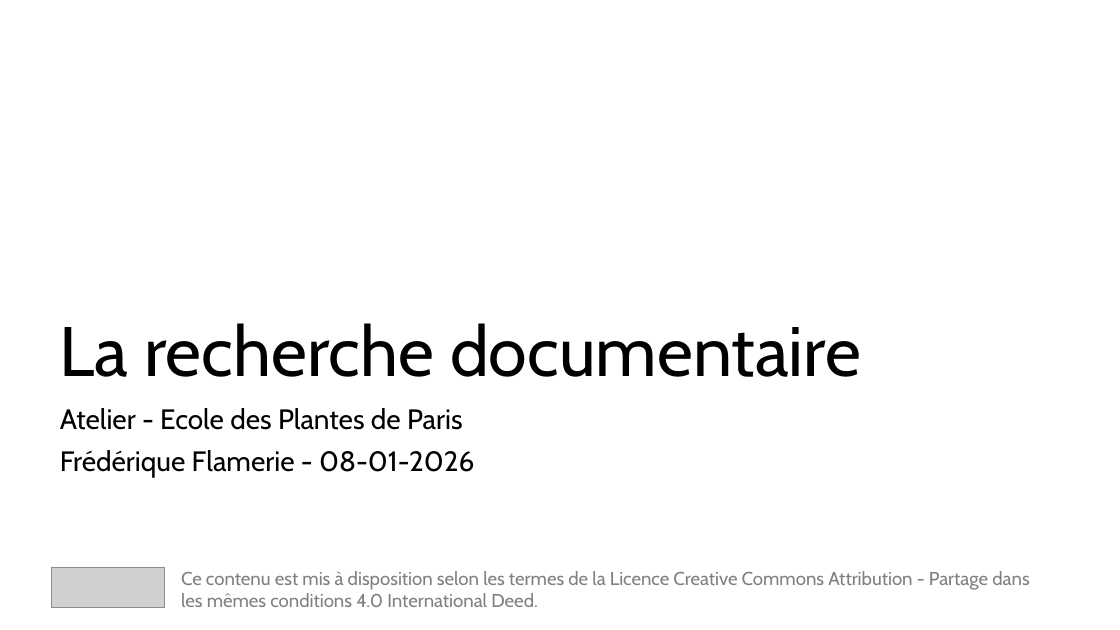
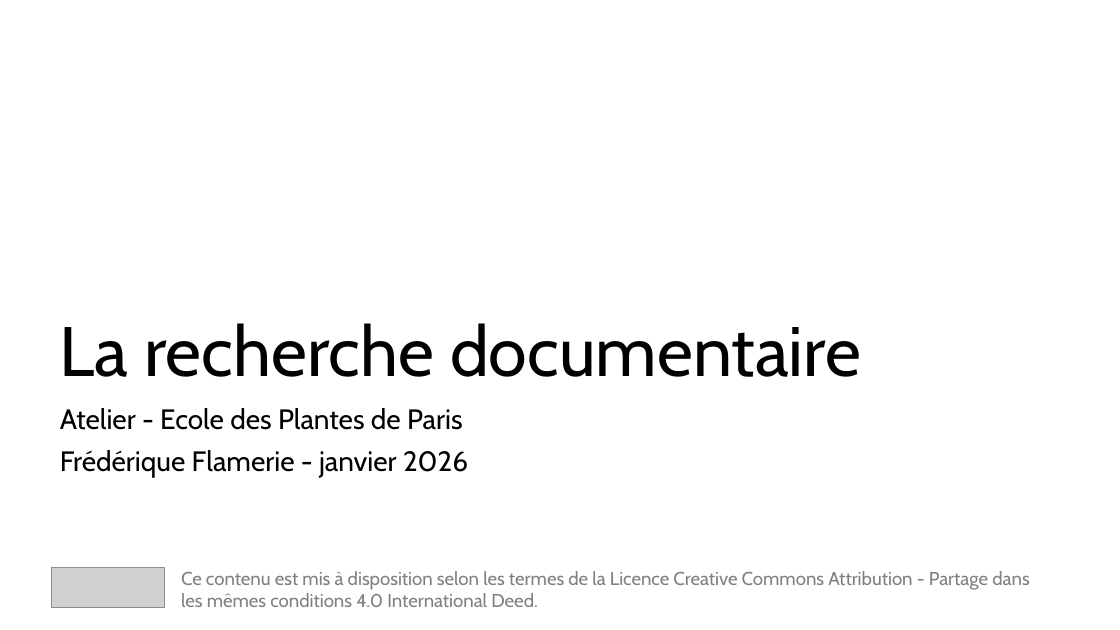
Before and after one commit to fflamerie/biblio_EDPP, a slide deck: slide 1 of doc_EDPP/EDPP_RechBiblio_FFlamerie.odp. Drawn at 1120x630 pixels with LibreOffice and Linux fonts; fonts in the diff are those of the drawing; grey boxes stand for pictures. Boxes give left, top, right and bottom in pixels: in the first picture for what was removed or moved away, otherwise in the second. Text is boxed around its words. In the diff, an @@ line names an element or a change of style, - is before the commit and + after.

```diff
--- a/doc_EDPP/EDPP_RechBiblio_FFlamerie.odp
+++ b/doc_EDPP/EDPP_RechBiblio_FFlamerie.odp
@@ subtitle at (60, 450, 468, 478): text changed @@
-Frédérique Flamerie - 08-01-2026
+Frédérique Flamerie - janvier 2026
```
Also in this commit, not shown: 3 other files.
